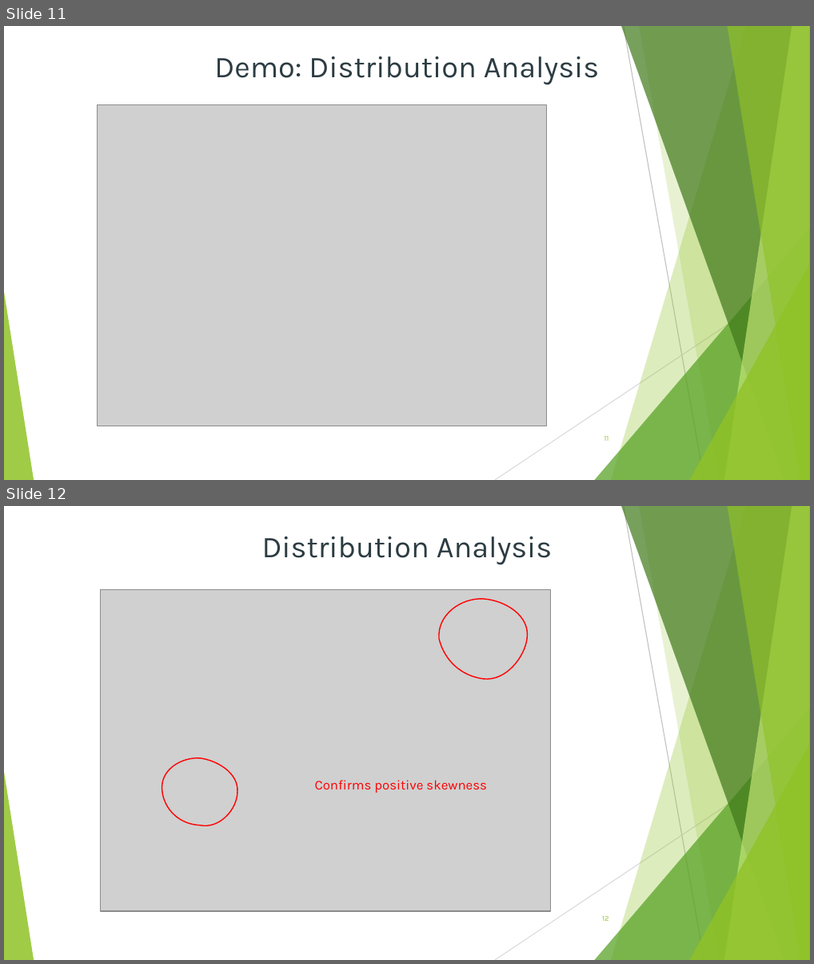
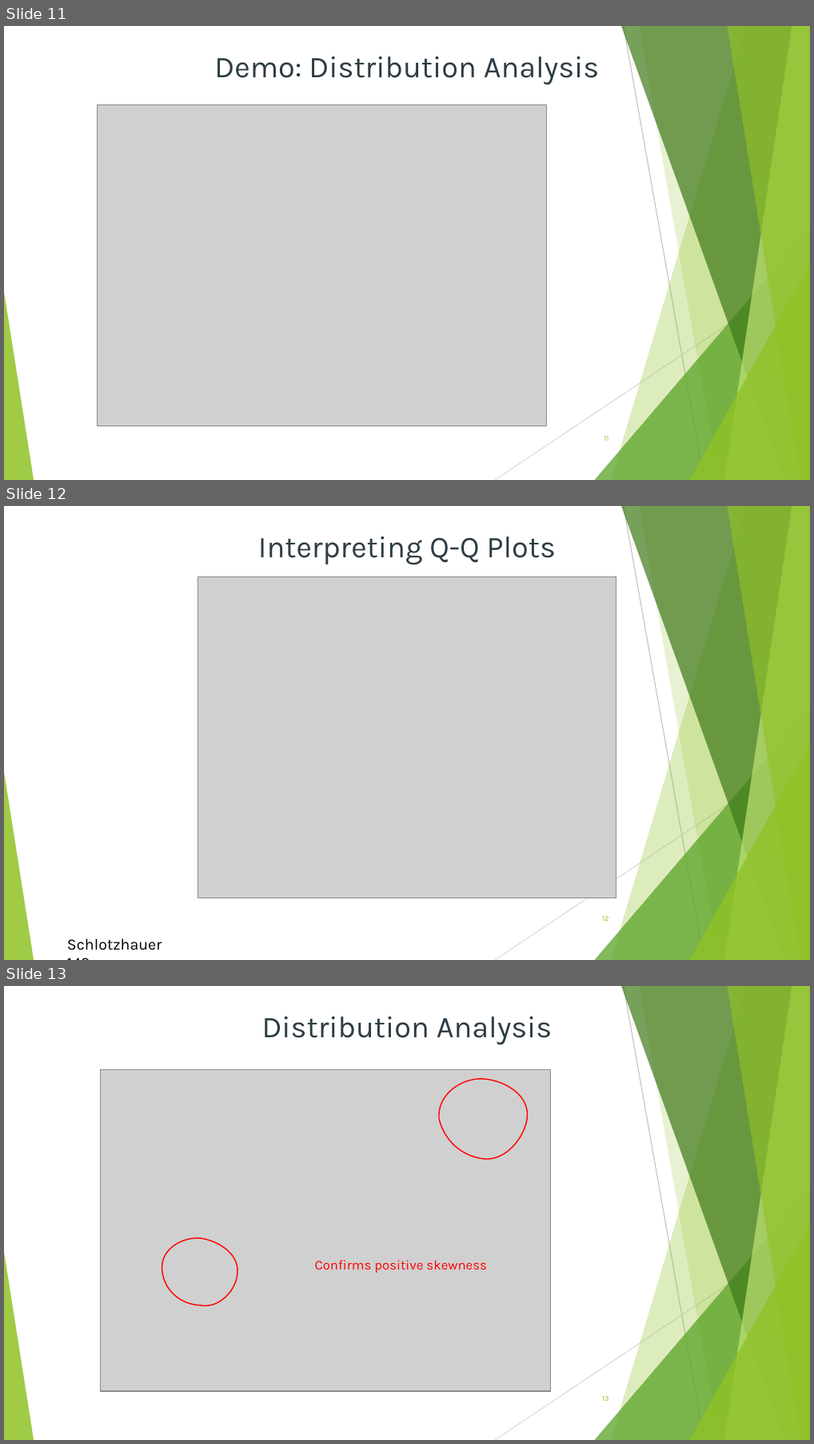
Before and after one commit to dokoch/Data_Mining_and_Analysis, a slide deck: 00_Classes/03_24_Wednesday/Cody_CH6.pptx. Shown one above the other, each under a label of ours: slides 11 and 12 before the commit, slides 11, 12 and 13 after it. The pictures are 814x964 and 814x1444 pixels, drawn with LibreOffice and Linux fonts; fonts in the diff are those of the drawing; grey boxes stand for pictures. Boxes give left, top, right and bottom in pixels: in the first picture for what was removed or moved away, otherwise in the second. Text is boxed around its words. In the diff, an @@ line names an element or a change of style, - is before the commit and + after.

```diff
--- a/00_Classes/03_24_Wednesday/Cody_CH6.pptx
+++ b/00_Classes/03_24_Wednesday/Cody_CH6.pptx
@@ slide 12 added at (x1=4, y1=506, x2=810, y2=960), background #FFFFFF; not listed: 10 template elements that a slide beside it also shows @@
@@ title added at (x1=258, y1=536, x2=556, y2=564), 27 pt, text #2C3C43 @@
+Interpreting Q-Q Plots
@@ picture added at (x1=198, y1=577, x2=617, y2=898) @@
@@ page number added at (x1=602, y1=916, x2=610, y2=920), 6.8 pt, text #90C226 @@
+12
@@ text added at (x1=67, y1=938, x2=162, y2=950), 14 pt, text #000000 @@
+Schlotzhauer 149
@@ what was slide 12 is now slide 13 @@
@@ page number at (x1=602, y1=1396, x2=610, y2=1400): text changed @@
-12
+13
```
Also in this commit, not shown: 1 other file.
